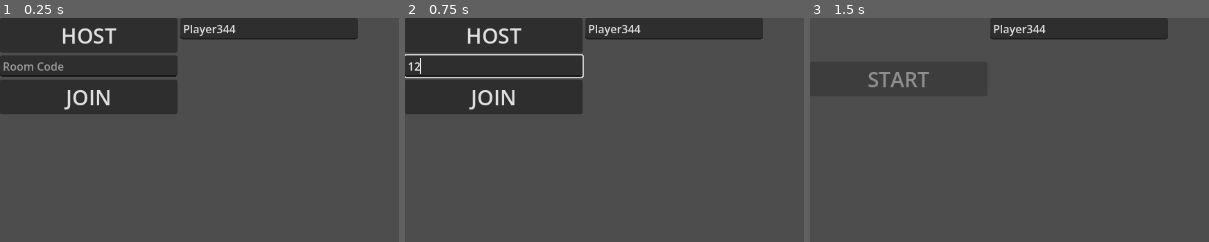
Above: before the commit, frames 1-3 (left to right).
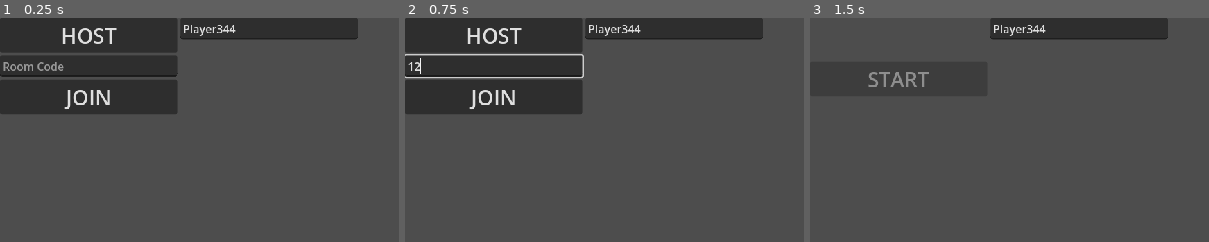
Above: after the commit, the same moments.

Repository: hadll/i-unno
Game: Godot game, scene res://scenes/main_menu.tscn
The game is run twice, just before and just after one commit, with the same random seed, the same clock (stepped at 60 frames per second) and the same inputs. This scene is started directly instead of the project's main scene.
Inputs (mouse positions are % of the whole screen's width and height, from its top left):
- Up to frame 1 (0.25 s): no input
- Up to frame 2 (0.75 s): click (11, 11) at 0.52 s; type "12" at 0.6 s
- Up to frame 3 (1.5 s): click "HOST" at 1.25 s
The pictures show only the part of the screen within x 0-50%, y 0-50%; the shares and areas given below are measured in that part.

The runs differ from the first frame. In frame 1, 0.5% of the frame differs, in the area x 0-60%, y 3-42%; in frame 2, 0.5%; in frame 3, 0.2%.
Error in both runs: Cannot call method 'shader_create_from_spirv' on a null value. (res://scripts/ditherer.gd:25)

Commit message:
thinner walls and sticky notes

Diff:
--- a/project.godot
+++ b/project.godot
@@ -109,4 +109,5 @@
 
 [rendering]
 
+textures/canvas_textures/default_texture_filter=0
 rendering_device/driver.windows="d3d12"
--- /dev/null
+++ b/scenes/door_code.tscn
@@ -0,0 +1,42 @@
+[gd_scene format=3 uid="uid://ydt20mvuuuj3"]
+
+[ext_resource type="Texture2D" uid="uid://4y4h45qqrxy6" path="res://assets/pixel_characters.png" id="1_0mjbt"]
+[ext_resource type="Script" uid="uid://b2sxx0j6k4rl5" path="res://scripts/door_code_note.gd" id="1_cm34v"]
+[ext_resource type="Texture2D" uid="uid://jf2s05h0cpke" path="res://assets/sticky_note.png" id="2_6cmww"]
+
+[sub_resource type="StandardMaterial3D" id="StandardMaterial3D_yf5fn"]
+albedo_texture = ExtResource("2_6cmww")
+
+[sub_resource type="QuadMesh" id="QuadMesh_g4v7s"]
+material = SubResource("StandardMaterial3D_yf5fn")
+size = Vector2(0.3, 0.3)
+
+[node name="DoorCodeNote" type="Node3D" unique_id=708163455]
+script = ExtResource("1_cm34v")
+
+[node name="Letter" type="Sprite3D" parent="." unique_id=1521020550]
+transform = Transform3D(0.5, 0, 0, 0, 0.5, 0, 0, 0, 0.5, -0.1, 0, 0.00737904)
+modulate = Color(0, 0, 0, 1)
+texture_filter = 0
+texture = ExtResource("1_0mjbt")
+region_enabled = true
+region_rect = Rect2(0, 0, 32, 32)
+
+[node name="Number1" type="Sprite3D" parent="." unique_id=623719960]
+transform = Transform3D(0.5, 0, 0, 0, 0.5, 0, 0, 0, 0.5, 0, 0, 0.00737904)
+modulate = Color(0, 0, 0, 1)
+texture_filter = 0
+texture = ExtResource("1_0mjbt")
+region_enabled = true
+region_rect = Rect2(0, 32, 32, 32)
+
+[node name="Number2" type="Sprite3D" parent="." unique_id=165684331]
+transform = Transform3D(0.5, 0, 0, 0, 0.5, 0, 0, 0, 0.5, 0.1, 0, 0.00737904)
+modulate = Color(0, 0, 0, 1)
+texture_filter = 0
+texture = ExtResource("1_0mjbt")
+region_enabled = true
+region_rect = Rect2(0, 64, 32, 32)
+
+[node name="Note" type="MeshInstance3D" parent="." unique_id=600573440]
+mesh = SubResource("QuadMesh_g4v7s")
--- a/scenes/levelgen/doors/door_security.tscn
+++ b/scenes/levelgen/doors/door_security.tscn
@@ -3,8 +3,9 @@
 [ext_resource type="Script" uid="uid://v3ota6oqrcgq" path="res://scripts/levelgen/doors/door_security.gd" id="1_bo4q1"]
 [ext_resource type="PackedScene" uid="uid://bcqm7kysac72w" path="res://scenes/objects/security_door.tscn" id="2_enr8c"]
 [ext_resource type="Script" uid="uid://bo80mbsdidmdo" path="res://scripts/triggers/multiplayer_flag_trigger.gd" id="3_gms86"]
+[ext_resource type="PackedScene" uid="uid://ydt20mvuuuj3" path="res://scenes/door_code.tscn" id="4_mxki2"]
 
-[node name="DoorSubTypeSecurity" type="Node3D" unique_id=1334290406]
+[node name="DoorSecurity" type="Node3D" unique_id=1334290406]
 script = ExtResource("1_bo4q1")
 
 [node name="SecurityDoor" parent="." unique_id=1712412024 node_paths=PackedStringArray("triggers") instance=ExtResource("2_enr8c")]
@@ -13,3 +14,9 @@
 [node name="MultiplayerFlagTrigger" type="Node3D" parent="." unique_id=246283855]
 script = ExtResource("3_gms86")
 metadata/_custom_type_script = "uid://bo80mbsdidmdo"
+
+[node name="DoorCodeNote1" parent="." unique_id=708163455 instance=ExtResource("4_mxki2")]
+transform = Transform3D(-4.3711385e-08, 0, -0.99999994, 0, 1, 0, 0.99999994, 0, -4.3711385e-08, -0.3, 1.5, 1.5)
+
+[node name="DoorCodeNote2" parent="." unique_id=1091520287 instance=ExtResource("4_mxki2")]
+transform = Transform3D(-4.3711385e-08, 0, 0.99999994, 0, 1, 0, -0.99999994, 0, -4.3711385e-08, 0.3, 1.5, -1.5)
--- a/scenes/levelgen/doors/door_standard.tscn
+++ b/scenes/levelgen/doors/door_standard.tscn
@@ -1,46 +1,47 @@
 [gd_scene format=3 uid="uid://blhw6lssbjanr"]
 
 [ext_resource type="Script" uid="uid://dyxlhwjtmd48c" path="res://scripts/levelgen/generation_object_picker.gd" id="1_c7omj"]
+[ext_resource type="PackedScene" uid="uid://c0kiqaeii41qh" path="res://scenes/levelgen/doors/door_security.tscn" id="2_rofvo"]
 
 [sub_resource type="BoxShape3D" id="BoxShape3D_rofvo"]
-size = Vector3(1, 3, 1)
+size = Vector3(0.2, 3.2, 1)
 
 [sub_resource type="BoxShape3D" id="BoxShape3D_bcjmr"]
-size = Vector3(1, 2, 5)
+size = Vector3(0.2, 1.8, 5)
 
 [sub_resource type="BoxMesh" id="BoxMesh_qfnq8"]
-size = Vector3(1, 3, 1)
+size = Vector3(0.2, 3.2, 1)
 
 [sub_resource type="BoxMesh" id="BoxMesh_g3b13"]
-size = Vector3(1, 2, 5)
+size = Vector3(0.2, 1.8, 5)
 
 [node name="DoorStandard" type="Node3D" unique_id=649409107]
 script = ExtResource("1_c7omj")
-scenes = Array[PackedScene]([null, null])
+scenes = Array[PackedScene]([null, ExtResource("2_rofvo")])
 weights = Array[float]([5.0, 1.0])
 
 [node name="Static" type="StaticBody3D" parent="." unique_id=1351123145]
 
 [node name="CollisionShape3D" type="CollisionShape3D" parent="Static" unique_id=1976695591]
-transform = Transform3D(1, 0, 0, 0, 1, 0, 0, 0, 1, 0, 1.5, 2)
+transform = Transform3D(1, 0, 0, 0, 1, 0, 0, 0, 1, 0, 1.6, 2)
 shape = SubResource("BoxShape3D_rofvo")
 
 [node name="CollisionShape3D2" type="CollisionShape3D" parent="Static" unique_id=1797124579]
-transform = Transform3D(1, 0, 0, 0, 1, 0, 0, 0, 1, 0, 1.5, -2)
+transform = Transform3D(1, 0, 0, 0, 1, 0, 0, 0, 1, 0, 1.6, -2)
 shape = SubResource("BoxShape3D_rofvo")
 
 [node name="CollisionShape3D3" type="CollisionShape3D" parent="Static" unique_id=162590647]
-transform = Transform3D(1, 0, 0, 0, 1, 0, 0, 0, 1, 0, 4, 0)
+transform = Transform3D(1, 0, 0, 0, 1, 0, 0, 0, 1, 0, 4.1, 0)
 shape = SubResource("BoxShape3D_bcjmr")
 
 [node name="MeshInstance3D" type="MeshInstance3D" parent="Static" unique_id=2105643588]
-transform = Transform3D(1, 0, 0, 0, 1, 0, 0, 0, 1, 0, 1.5, 2)
+transform = Transform3D(1, 0, 0, 0, 1, 0, 0, 0, 1, 0, 1.6, 2)
 mesh = SubResource("BoxMesh_qfnq8")
 
 [node name="MeshInstance3D2" type="MeshInstance3D" parent="Static" unique_id=328322899]
-transform = Transform3D(1, 0, 0, 0, 1, 0, 0, 0, 1, 0, 1.5, -2)
+transform = Transform3D(1, 0, 0, 0, 1, 0, 0, 0, 1, 0, 1.6, -2)
 mesh = SubResource("BoxMesh_qfnq8")
 
 [node name="MeshInstance3D3" type="MeshInstance3D" parent="Static" unique_id=274307991]
-transform = Transform3D(1, 0, 0, 0, 1, 0, 0, 0, 1, 0, 4, 0)
+transform = Transform3D(1, 0, 0, 0, 1, 0, 0, 0, 1, 0, 4.1, 0)
 mesh = SubResource("BoxMesh_g3b13")
--- a/scenes/levelgen/doors/door_wall.tscn
+++ b/scenes/levelgen/doors/door_wall.tscn
@@ -3,10 +3,10 @@
 [ext_resource type="Script" uid="uid://ddw38u6b6an1a" path="res://scripts/levelgen/generation_object.gd" id="1_aefar"]
 
 [sub_resource type="BoxShape3D" id="BoxShape3D_p4sqt"]
-size = Vector3(1, 5, 5)
+size = Vector3(0.2, 5, 5)
 
 [sub_resource type="BoxMesh" id="BoxMesh_aefar"]
-size = Vector3(1, 5, 5)
+size = Vector3(0.2, 5, 5)
 
 [node name="DoorWall" type="Node3D" unique_id=1843768406]
 script = ExtResource("1_aefar")
--- a/scenes/terminal_display.tscn
+++ b/scenes/terminal_display.tscn
@@ -11,8 +11,10 @@
 [ext_resource type="Script" uid="uid://dakhpemcfrplg" path="res://scripts/terminal/programs/terminal_program_list.gd" id="9_06bkl"]
 [ext_resource type="Script" uid="uid://dfmnt25brihfc" path="res://scripts/terminal/item_types/terminal_home_dir.gd" id="9_lorsi"]
 [ext_resource type="Script" uid="uid://b7jijc0b2c1t2" path="res://scripts/terminal/programs/terminal_program_read.gd" id="10_8exin"]
+[ext_resource type="Script" uid="uid://cn5w70sle31un" path="res://scripts/terminal/item_types/terminal_image_file.gd" id="10_jg43g"]
 [ext_resource type="Script" uid="uid://dh0apa0ooacre" path="res://scripts/terminal/item_types/terminal_alias.gd" id="11_7j3o2"]
 [ext_resource type="Script" uid="uid://vqy10jnesghe" path="res://scripts/terminal/programs/terminal_program_change_working_dir.gd" id="11_u0ipa"]
+[ext_resource type="Image" uid="uid://bupwahj04gd8i" path="res://assets/image.png" id="11_u4h8e"]
 [ext_resource type="Script" uid="uid://cbbdfxut24qdh" path="res://scripts/terminal/programs/terminal_program_make_dir.gd" id="14_gv23m"]
 [ext_resource type="Script" uid="uid://cko3mau8qgtec" path="res://scripts/terminal/programs/terminal_program_zip.gd" id="15_gava2"]
 [ext_resource type="Script" uid="uid://iijn77v8666r" path="res://scripts/terminal/programs/terminal_program_unzip.gd" id="16_w8cwc"]
@@ -78,6 +80,11 @@
 [node name="maps" type="Node" parent="FileSystem/root/users/USERNAME" unique_id=619603907]
 script = ExtResource("8_63nsn")
 metadata/_custom_type_script = "uid://5mfiyh44bu0y"
+
+[node name="les=png" type="Node" parent="FileSystem/root/users/USERNAME" unique_id=695189373]
+script = ExtResource("10_jg43g")
+content = ExtResource("11_u4h8e")
+metadata/_custom_type_script = "uid://cn5w70sle31un"
 
 [node name="bin" type="Node" parent="FileSystem/root" unique_id=1340922483]
 script = ExtResource("8_63nsn")
--- /dev/null
+++ b/scripts/door_code_note.gd
@@ -0,0 +1,13 @@
+class_name DoorCodeNote
+extends Node3D
+
+const CHAR_SIZE := 32
+
+@onready var letter: Sprite3D = $Letter
+@onready var number_1: Sprite3D = $Number1
+@onready var number_2: Sprite3D = $Number2
+
+func set_code(code: String) -> void:
+	letter.region_rect.position.x = CHAR_SIZE * DoorSecurity.LETTERS.find(code[0])
+	number_1.region_rect.position.x = CHAR_SIZE * DoorSecurity.DIGITS.find(code[1])
+	number_2.region_rect.position.x = CHAR_SIZE * DoorSecurity.DIGITS.find(code[2])
--- a/scripts/levelgen/doors/door_security.gd
+++ b/scripts/levelgen/doors/door_security.gd
@@ -1,10 +1,15 @@
 class_name DoorSecurity
 extends GenerationObject
+
+const LETTERS := "ABCDEFGHIJKLMNOPQRSTUVWXYZ"
+const DIGITS := "0123456789"
 
 static var door_codes: Dictionary[DoorSecurity, String]
 
 @onready var security_door: RelayTrigger = $SecurityDoor
 @onready var multiplayer_flag_trigger: MultiplayerFlagTrigger = $MultiplayerFlagTrigger
+@onready var door_code_note1: DoorCodeNote = $DoorCodeNote1
+@onready var door_code_note2: DoorCodeNote = $DoorCodeNote2
 
 var door_code: String
 
@@ -12,11 +17,13 @@
 	return "door_%s" % code
 
 static func generate_door_code(rng: RandomNumberGenerator) -> String:
-	return "ABCDEFGHIJKLMNOPQRSTUVWXYZ"[rng.randi() % 26] + str(rng.randi() % 100)
+	return LETTERS[rng.randi() % 26] + DIGITS[rng.randi() % 10] + DIGITS[rng.randi() % 10]
 
 func generate(_section_def: SectionDef, rng: RandomNumberGenerator) -> void:
 	door_code = generate_door_code(rng)
 	while door_code in door_codes.values():
 		door_code = generate_door_code(rng)
 	door_codes[self] = door_code
+	door_code_note1.set_code(door_code)
+	door_code_note2.set_code(door_code)
 	multiplayer_flag_trigger.flag = get_flag_for(door_code)
--- a/scripts/multiplayer/multiplayer_connection.gd
+++ b/scripts/multiplayer/multiplayer_connection.gd
@@ -145,4 +145,14 @@
 	if in_room:
 		var _response = await request("update_flags", [room_code, flag_changes])
 	else:
-		push_error("Can't update flags when not in room")
+		push_warning("Toggling flags while not connected to a room")
+		for flag in flag_changes:
+			match flag_changes[flag]:
+				FlagUpdate.OFF:
+					current_room_data["flags"][flag] = false
+				FlagUpdate.ON:
+					current_room_data["flags"][flag] = true
+				#FlagUpdate.TOGGLE:
+				_:
+					current_room_data["flags"][flag] = not current_room_data["flags"].get(flag, false)
+			flag_updated.emit(flag, current_room_data["flags"][flag])
--- a/scripts/terminal/programs/terminal_program_door.gd
+++ b/scripts/terminal/programs/terminal_program_door.gd
@@ -8,5 +8,5 @@
 	if not check_args(args, 1):
 		return
 	MultiplayerConnection.update_flags({
-		DoorSecurity.get_flag_for(args[1]): MultiplayerConnection.FlagUpdate.TOGGLE
+		DoorSecurity.get_flag_for(args[1].to_upper()): MultiplayerConnection.FlagUpdate.TOGGLE
 	})
Binary file added: assets/pixel_characters.png
Not shown, added: assets/pixel_characters.png.import
Binary file added: assets/sticky_note.png
Not shown, added: assets/sticky_note.png.import
Not shown, added: scripts/door_code_note.gd.uid
